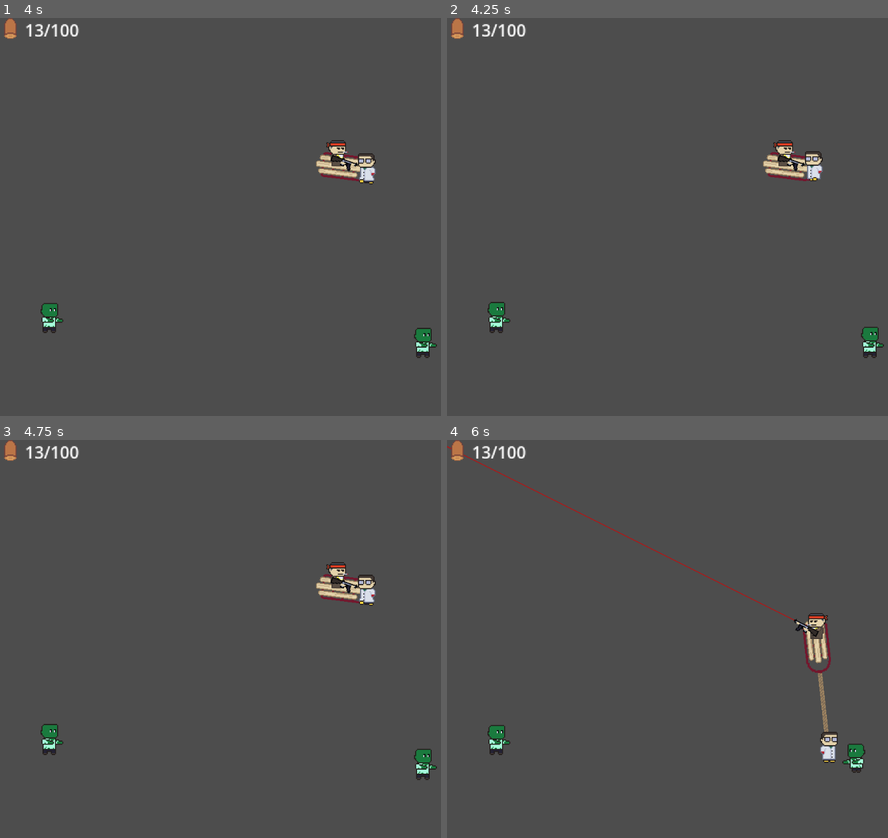
Above: before the commit, frames 1-4 (two rows, left to right).
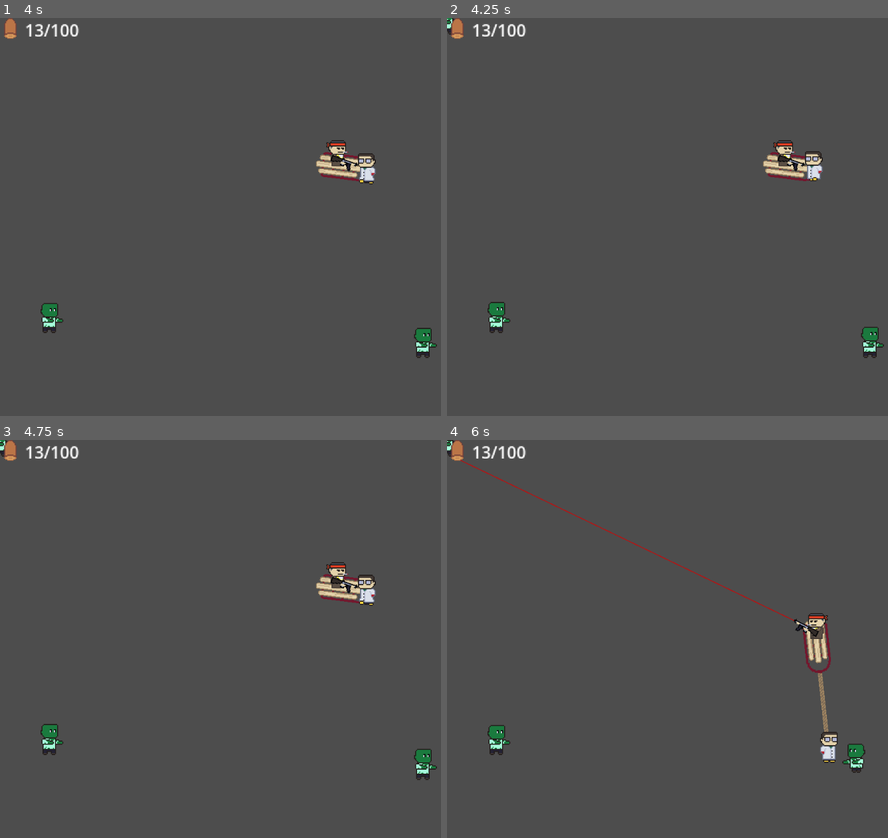
Above: after the commit, the same moments.

Repository: delano-vevo/antigenic-shift
Game: Godot game, scene res://Main.tscn
Two runs of this game, one before a commit and one after it. Both use one fixed random seed, a clock stepped at 60 frames per second and the inputs below.
Inputs (mouse positions are in pixels of both pictures, inside the frame that each line leads up to):
- Up to frame 1 (4 s): tap Enter at 0.5 s; move the mouse to (383, 197) at 0.52 s; press the mouse at (383, 197) at 0.53 s; hold D (move_right) 0.53-1.28 s; move the mouse to (158, 236) at 1.27 s; release the mouse at (158, 236) at 1.28 s; hold S (move_down) 1.28-2.03 s; tap Space (shift_player) at 1.35, 3.6 s; click (158, 236) at 1.55 s; move the mouse to (317, 129) at 2.02 s; press the mouse at (317, 129) at 2.03 s; hold D (move_right) 2.03-2.78 s; move the mouse to (238, 296) at 2.77 s; release the mouse at (238, 296) at 2.78 s; hold W (move_up) 2.78-3.53 s; click (238, 296) at 2.85 s; move the mouse to (423, 276) at 3.52 s; press the mouse at (423, 276) at 3.53 s; hold A (move_left) from 3.53 s (still down)
- Up to frame 2 (4.25 s): keep holding A (move_left); tap U (debug_1) at 4.15 s
- Up to frame 3 (4.75 s): keep holding A (move_left); move the mouse to (105, 579) at 4.27 s; release the mouse at (105, 579) at 4.28 s; click (105, 579) at 4.35 s
- Up to frame 4 (6 s): tap R (reload) at 4.9 s; move the mouse to (738, 639) at 5.02 s; release A (move_left) at 5.03 s; press the mouse at (738, 639) at 5.03 s; hold S (move_down) 5.03-5.78 s; move the mouse to (632, 539) at 5.77 s; release the mouse at (632, 539) at 5.78 s; hold D (move_right) from 5.78 s (still down); tap Space (shift_player) at 5.85 s

Frame 1 is identical in both runs. In frame 2, less than 0.1% of the frame differs, in the area x 0-2%, y 0-5%; in frame 3, less than 0.1%; in frame 4, 0.5%, in the area x 0-79%, y 0-46%.

Commit message:
Implemented framework for Trait resources and Behavior nodes composed into ViralStrain objects that handle zombie spawns

Diff:
--- /dev/null
+++ b/Entities/Enemies/Behaviors/ExplodeOnDeath.tscn
@@ -0,0 +1,7 @@
+[gd_scene format=3 uid="uid://c8qk1lpmtpd7w"]
+
+[ext_resource type="Script" uid="uid://cckvjtsup2bc4" path="res://Entities/Enemies/Behaviors/explode_on_death.gd" id="1_a3x6f"]
+
+[node name="ExplodeOnDeath" type="Node2D" unique_id=1475179133]
+script = ExtResource("1_a3x6f")
+metadata/_custom_type_script = "uid://dpvs24rjjdtky"
--- a/Entities/Enemies/Behaviors/behavior.gd
+++ b/Entities/Enemies/Behaviors/behavior.gd
@@ -1,5 +1,8 @@
 class_name Behavior
 extends Node2D
-## A component of the Traits system; some Traits will contain a reference
-## to one or more Behavior objects, which will be parented at runtime to the
-## instantiated Enemy in order to execute bespoke programming in the entity
+## A component of the Traits system; some Traits will contain a reference to a Behavior node as a PackedScene,
+## which will be linked on spawn to the zombie and execute bespoke code at various points in runtime
+
+## Called when the parent entity dies
+func on_death() -> void:
+	pass
--- /dev/null
+++ b/Entities/Enemies/Behaviors/explode_on_death.gd
@@ -0,0 +1,4 @@
+extends Behavior
+
+func on_death() -> void:
+	print("Boom! I asploded!")
--- /dev/null
+++ b/Entities/Enemies/Traits/explode_on_death.tres
@@ -0,0 +1,24 @@
+[gd_resource type="Resource" script_class="Trait" format=3 uid="uid://cdy40uqpuexgl"]
+
+[ext_resource type="Script" uid="uid://cckvjtsup2bc4" path="res://Entities/Enemies/Behaviors/explode_on_death.gd" id="1_2bbam"]
+[ext_resource type="Script" uid="uid://dslisp866qif6" path="res://Entities/Enemies/Traits/trait.gd" id="1_6rwoe"]
+
+[sub_resource type="PackedScene" id="PackedScene_jgork"]
+_bundled = {
+"conn_count": 0,
+"conns": PackedInt32Array(),
+"editable_instances": [],
+"id_paths": [],
+"names": PackedStringArray("ExplodeOnDeath", "Node2D", "script", "metadata/_custom_type_script"),
+"node_count": 1,
+"node_ids": PackedInt32Array(1475179133),
+"node_paths": [],
+"nodes": PackedInt32Array(-1, -1, 1, 0, -1, 2, 2, 0, 3, 1, 0),
+"variants": [ExtResource("1_2bbam"), "uid://dpvs24rjjdtky"],
+"version": 3
+}
+
+[resource]
+script = ExtResource("1_6rwoe")
+behavior = SubResource("PackedScene_jgork")
+metadata/_custom_type_script = "uid://dslisp866qif6"
--- /dev/null
+++ b/Entities/Enemies/Traits/hp_up.tres
@@ -0,0 +1,9 @@
+[gd_resource type="Resource" script_class="Trait" format=3 uid="uid://eds2pbdb0luw"]
+
+[ext_resource type="Script" uid="uid://dslisp866qif6" path="res://Entities/Enemies/Traits/trait.gd" id="1_gl1t0"]
+
+[resource]
+script = ExtResource("1_gl1t0")
+trait_type = 1
+trait_amount = 5.0
+metadata/_custom_type_script = "uid://dslisp866qif6"
--- /dev/null
+++ b/Entities/Enemies/Traits/speed_up.tres
@@ -0,0 +1,10 @@
+[gd_resource type="Resource" script_class="Trait" format=3 uid="uid://ca5s1oiefj0da"]
+
+[ext_resource type="Script" uid="uid://dslisp866qif6" path="res://Entities/Enemies/Traits/trait.gd" id="1_u1icw"]
+
+[resource]
+script = ExtResource("1_u1icw")
+trait_type = 1
+trait_stat = 1
+trait_amount = 100.0
+metadata/_custom_type_script = "uid://dslisp866qif6"
--- a/Entities/Enemies/Traits/trait.gd
+++ b/Entities/Enemies/Traits/trait.gd
@@ -3,12 +3,24 @@
 ## Implements a specialized Trait that will be part of a ViralStrain, defining the
 ## behaviours and stats of all zombies infected with that particular strain
 
-## Stats
-@export var hp_flat: float ## alters the enemy's HP by a flat amount
-@export var hp_percent: float ## Alters the enemy's HP by a percentage
-@export var move_speed_flat: float ## Alters the enemy's movement speed by a flat amount
-@export var move_speed_percent: float ## Alters the enemy's movement speed by a percentage
-@export var attack_damage_flat: float ## Alters the enemy's attack damage by a flat amount
-@export var attack_damage_percent: float ## Alters the enemy's attack damage by a percentage
+## Trait type
+@export var trait_type: Enum.TraitType ## The Type of trait (defined in Enum.TraitType)
+@export var trait_stat: Enum.EnemyStats ## The enemy stat to be affected by the trait, if any
+@export var trait_amount: float = 1.0 ## The amount by which the enemy stat will be modulated - default to 1.0
+@export var behavior: PackedScene ## The Behavior node, if any, this should apply to a zombie
 
-## Behaviors
+## Applies this trait's modifier to the provided Zombie enemy
+## Called once on zombie spawn from ViralStrain.gd
+func apply_trait(zombie: Enemy) -> void:
+	print("Applying trait " + str(self) + " to zombie " + str(zombie))
+	if (trait_type == Enum.TraitType.BEHAVIOR):
+		# Apply a provided Behavior node to the zombie for runtime code execution
+		var behavior_instance = behavior.instantiate()
+		zombie.add_child(behavior_instance)
+		zombie.behaviors.append(behavior_instance)
+	elif (trait_type == Enum.TraitType.STAT_CHANGE_FLAT):
+		# Apply a flat stat change to the provided stat
+		zombie.set(Global.STAT_NAMES[trait_stat], zombie.get(Global.STAT_NAMES[trait_stat]) + trait_amount)
+	elif (trait_type == Enum.TraitType.STAT_CHANGE_PERCENT):
+		# Apply a percentage change to the provided stat
+		zombie.set(Global.STAT_NAMES[trait_stat], zombie.get(Global.STAT_NAMES[trait_stat]) * trait_amount)
--- /dev/null
+++ b/Entities/Enemies/ViralStrains/ViralStrain1.tscn
@@ -0,0 +1,14 @@
+[gd_scene format=3 uid="uid://ps8vlpkd231c"]
+
+[ext_resource type="Script" uid="uid://dhls5in6xfbc0" path="res://Entities/Enemies/ViralStrains/viral_strain.gd" id="1_v80ck"]
+[ext_resource type="Script" uid="uid://dslisp866qif6" path="res://Entities/Enemies/Traits/trait.gd" id="2_5a51b"]
+[ext_resource type="PackedScene" uid="uid://cqhesercpyg1q" path="res://Entities/Enemies/BasicZombie/ZombieBasic.tscn" id="2_mld20"]
+[ext_resource type="Resource" uid="uid://eds2pbdb0luw" path="res://Entities/Enemies/Traits/hp_up.tres" id="3_mld20"]
+[ext_resource type="Resource" uid="uid://cdy40uqpuexgl" path="res://Entities/Enemies/Traits/explode_on_death.tres" id="5_qgyxx"]
+[ext_resource type="Resource" uid="uid://ca5s1oiefj0da" path="res://Entities/Enemies/Traits/speed_up.tres" id="6_fdi2o"]
+
+[node name="ViralStrain1" type="Node2D" unique_id=1554667474]
+script = ExtResource("1_v80ck")
+zombie_base_tscn = ExtResource("2_mld20")
+traits = Array[ExtResource("2_5a51b")]([ExtResource("3_mld20"), ExtResource("5_qgyxx"), ExtResource("6_fdi2o")])
+metadata/_custom_type_script = "uid://dhls5in6xfbc0"
--- a/Entities/Enemies/ViralStrains/viral_strain.gd
+++ b/Entities/Enemies/ViralStrains/viral_strain.gd
@@ -7,3 +7,16 @@
 ## Additionally, these ViralStrains can be combined in order to perform Antigenic
 ## Shift, which will create a new ViralStrain containing randomized elements of the
 ## two Strains which were combined
+
+## Editor variables
+@export var zombie_base_tscn: PackedScene ## The base Zombie type this strain will generate
+
+## Internal variables
+@export var traits: Array[Trait] ## The Traits that will be applied to every zombie spawning with this viral strain
+
+## Spawn a zombie with this strain of the virus
+func spawn_zombie() -> Enemy:
+	var new_zombie: Enemy = zombie_base_tscn.instantiate()
+	for viral_trait in traits:
+		viral_trait.apply_trait(new_zombie)
+	return new_zombie
--- a/Entities/Enemies/enemy.gd
+++ b/Entities/Enemies/enemy.gd
@@ -9,8 +9,9 @@
 @export var move_speed: float = 1.0
 @export var detect_range: float = 1.0 ## The range at which a zombie will detect a player # TODO: make this line of sight
 @export var lose_range: float = 1.0 ## The range at which a zombie will lose interest and quit chasing a player
-@export var damage_resistance: float = 0.0 ## The enemy's resistance to incoming damage (as a percentage out of 100)
+@export var damage_resist: float = 0.0 ## The enemy's resistance to incoming damage (as a percentage out of 100)
 @export var attack_damage: float = 1.0 ## The amount of damage the enemy does when attacking a player
+@onready var behaviors: Array[Behavior] ## An array of Behavior type resources that will execute and effect the enemy behavior at runtime
 
 ## Called from gunshot.gd when this is struck by a bullet; all enemies should have
 ## at least this basic functionality for reacting to gunshots
@@ -18,4 +19,12 @@
 	# The simplest possible "take-damage-then-die" effect
 	hp -= gunshot.damage_amt
 	if (hp <= 0):
-		queue_free()
+		die()
+
+## Called when the zombie is killed to handle death logic
+func die() -> void:
+	# Trigger all on_death Behaviors
+	for behavior in behaviors:
+		behavior.on_death()
+	# Remove from the scene tree
+	queue_free()
--- a/Global/enum.gd
+++ b/Global/enum.gd
@@ -1,4 +1,11 @@
 extends Node
+
+## Types of Trait effects
+enum TraitType {
+	BEHAVIOR,
+	STAT_CHANGE_FLAT,
+	STAT_CHANGE_PERCENT,
+}
 
 ## All the stats on Enemies that can be modified by Traits
 enum EnemyStats {
--- a/Global/global.gd
+++ b/Global/global.gd
@@ -6,4 +6,5 @@
 	Enum.EnemyStats.HP: "max_hp",
 	Enum.EnemyStats.MOVE_SPEED: "move_speed",
 	Enum.EnemyStats.ATTACK_DAMAGE: "attack_damage",
+	Enum.EnemyStats.DAMAGE_RESIST: "damage_resist",
 }
--- a/Main.tscn
+++ b/Main.tscn
@@ -7,11 +7,13 @@
 [ext_resource type="PackedScene" uid="uid://sellsa1gwmv2" path="res://Entities/Player/Gunner/Gunner.tscn" id="5_fos0i"]
 [ext_resource type="PackedScene" uid="uid://cqhesercpyg1q" path="res://Entities/Enemies/BasicZombie/ZombieBasic.tscn" id="6_3dxm6"]
 [ext_resource type="PackedScene" uid="uid://cepa6r8alwr13" path="res://GUI/GUI.tscn" id="7_lgr22"]
+[ext_resource type="PackedScene" uid="uid://ps8vlpkd231c" path="res://Entities/Enemies/ViralStrains/ViralStrain1.tscn" id="8_trn2v"]
 
-[node name="Main" type="Node2D" unique_id=835620412 node_paths=PackedStringArray("player_controller", "gui")]
+[node name="Main" type="Node2D" unique_id=835620412 node_paths=PackedStringArray("player_controller", "gui", "viral_strains")]
 script = ExtResource("1_glv2v")
 player_controller = NodePath("PlayerController")
 gui = NodePath("GUILayer/GUI")
+viral_strains = [NodePath("ViralStrain1")]
 
 [node name="PlayerController" parent="." unique_id=279444740 node_paths=PackedStringArray("scientist", "gunner", "sled") instance=ExtResource("2_uu6xs")]
 scientist = NodePath("../Scientist")
@@ -45,3 +47,5 @@
 transform = Transform2D(2, 0, 0, 2, 0, 0)
 
 [node name="GUI" parent="GUILayer" unique_id=1919894194 instance=ExtResource("7_lgr22")]
+
+[node name="ViralStrain1" parent="." unique_id=1554667474 instance=ExtResource("8_trn2v")]
--- a/main.gd
+++ b/main.gd
@@ -5,9 +5,17 @@
 @export var player_controller: Node2D
 @export var gui: Control
 
+## Gameplay variables
+@export var viral_strains: Array[ViralStrain]
+
 ## Initialize the game
 func _ready() -> void:
 	update_ammo_counter()
+
+## Game loop
+func _process(delta: float) -> void:
+	if (Input.is_action_just_pressed("debug_1")):
+		spawn_zombie()
 
 ## Determines the nearest player entity (between gunner & scientist) to a specific
 ## GLOBAL position within world space and returns it (or null if an error is encountered)
@@ -23,3 +31,9 @@
 func update_ammo_counter() -> void:
 	gui.ammo_counter.set_ammo_clip(player_controller.gunner.clip_current)
 	gui.ammo_counter.set_ammo_total(player_controller.gunner.bullets)
+
+## Spawns a zombie from a specific ViralStrain at a provided index
+## Default - will just spawn using the first Strain in the array
+func spawn_zombie(strain_idx: int = 0) -> void:
+	var new_zombie = viral_strains[strain_idx].spawn_zombie()
+	add_child(new_zombie)
Not shown, added: Entities/Enemies/Behaviors/explode_on_death.gd.uid
